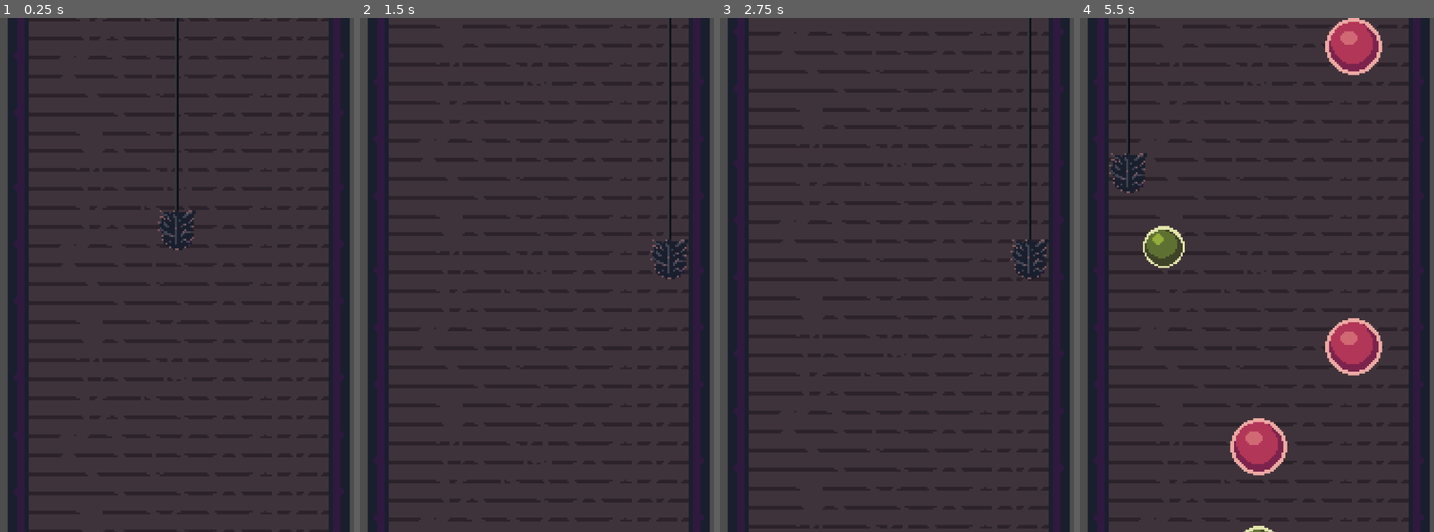
Above: before the commit, frames 1-4 (left to right).
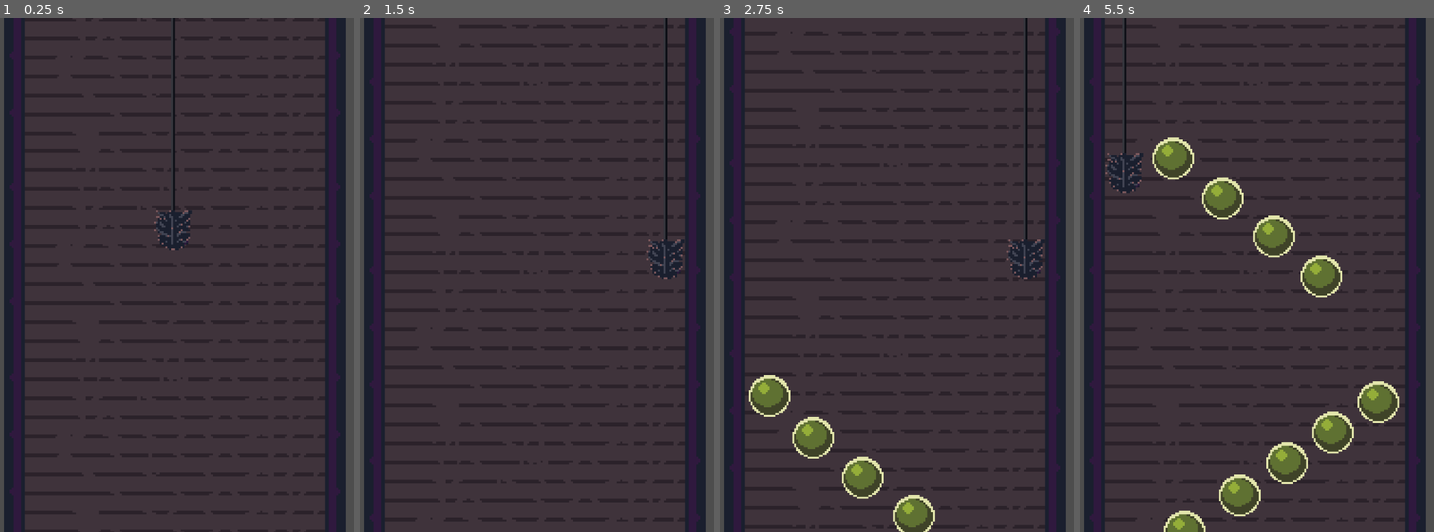
Above: after the commit, the same moments.

Repository: Ytlander/chimney-of-riches
Game: Godot game, scene res://Scenes/main.tscn
Two runs of this game, one before a commit and one after it. Both use one fixed random seed, a clock stepped at 60 frames per second and the inputs below.
Inputs:
- Up to frame 1 (0.25 s): no input
- Up to frame 2 (1.5 s): tap Enter at 0.5 s; hold D (right) 0.53-1.28 s; hold S (down) from 1.28 s (still down)
- Up to frame 3 (2.75 s): tap Space at 2 s; release S (down) at 2.03 s; hold D (right) from 2.03 s (still down)
- Up to frame 4 (5.5 s): release D (right) at 2.78 s; hold W (up) 2.78-3.53 s; hold A (left) 3.53-5.03 s; hold S (down) from 5.03 s (still down)

The runs differ from the first frame. In frame 1, 4.4% of the frame differs, in the area x 1-99%, y 0-100%; in frame 2, 4.5%; in frame 3, 6.9%; in frame 4, 14%.

Commit message:
fixed wave spawning
Can't make random spawning work though, maybe i can set the last stone somehow and start waves again, just need to figure out how to know when the last stone is

Diff:
--- a/Scenes/Waves/wave_1.tscn
+++ b/Scenes/Waves/wave_1.tscn
@@ -3,38 +3,40 @@
 [ext_resource type="PackedScene" uid="uid://lxq5ynvhk2q5" path="res://Scenes/stone_green.tscn" id="1_df1ui"]
 
 [node name="Wave1" type="Node2D"]
+position = Vector2(0, 1)
 
 [node name="StoneGreen" parent="." instance=ExtResource("1_df1ui")]
-position = Vector2(-66, 24)
+position = Vector2(-66, 38)
 
 [node name="StoneGreen2" parent="." instance=ExtResource("1_df1ui")]
-position = Vector2(-43, 46)
+position = Vector2(-43, 60)
 
 [node name="StoneGreen3" parent="." instance=ExtResource("1_df1ui")]
-position = Vector2(-17, 68)
+position = Vector2(-17, 81)
 
 [node name="StoneGreen4" parent="." instance=ExtResource("1_df1ui")]
-position = Vector2(10, 87)
+position = Vector2(10, 101)
 
 [node name="StoneGreen5" parent="." instance=ExtResource("1_df1ui")]
-position = Vector2(35, 108)
+position = Vector2(35, 122)
 
 [node name="StoneGreen6" parent="." instance=ExtResource("1_df1ui")]
-position = Vector2(65, 174)
+position = Vector2(65, 188)
 value = 5
 
 [node name="StoneGreen7" parent="." instance=ExtResource("1_df1ui")]
-position = Vector2(41, 190)
+position = Vector2(41, 204)
 value = 5
 
 [node name="StoneGreen8" parent="." instance=ExtResource("1_df1ui")]
-position = Vector2(17, 206)
+position = Vector2(17, 220)
 value = 5
 
 [node name="StoneGreen9" parent="." instance=ExtResource("1_df1ui")]
-position = Vector2(-8, 223)
+position = Vector2(-8, 237)
 value = 5
 
 [node name="StoneGreen10" parent="." instance=ExtResource("1_df1ui")]
-position = Vector2(-37, 242)
+position = Vector2(-37, 256)
 value = 5
+last_in_wave = true
--- a/Scenes/main.tscn
+++ b/Scenes/main.tscn
@@ -6,14 +6,18 @@
 [ext_resource type="Script" path="res://scripts/spawner_controller.gd" id="5_anlq8"]
 [ext_resource type="Script" path="res://scripts/game_manager.gd" id="5_unnun"]
 [ext_resource type="PackedScene" uid="uid://b4spig4jnwa4l" path="res://Scenes/Waves/wave_1.tscn" id="6_4ep8a"]
+[ext_resource type="Script" path="res://scripts/spawn_boundary.gd" id="7_qqsn7"]
 
 [sub_resource type="WorldBoundaryShape2D" id="WorldBoundaryShape2D_3vvi4"]
 distance = 0.0157233
 
+[sub_resource type="RectangleShape2D" id="RectangleShape2D_7nt7k"]
+size = Vector2(178.011, 20)
+
 [node name="Main" type="Node2D"]
 
 [node name="Camera2D" type="Camera2D" parent="."]
-position = Vector2(-2, -171)
+position = Vector2(0, -171)
 zoom = Vector2(4, 4)
 
 [node name="PlayerBoundaries" type="Node2D" parent="."]
@@ -87,5 +91,15 @@
 
 [node name="Timer" type="Timer" parent="Spawner"]
 
+[node name="SpawnBoundary" type="Area2D" parent="."]
+unique_name_in_owner = true
+script = ExtResource("7_qqsn7")
+
+[node name="CollisionShape2D" type="CollisionShape2D" parent="SpawnBoundary"]
+position = Vector2(0, 278)
+rotation = -3.13862
+shape = SubResource("RectangleShape2D_7nt7k")
+
 [connection signal="timeout" from="GameManager/Timer" to="GameManager" method="_on_timer_timeout"]
 [connection signal="timeout" from="Spawner/Timer" to="Spawner" method="_on_timer_timeout"]
+[connection signal="area_exited" from="SpawnBoundary" to="SpawnBoundary" method="_on_area_exited"]
--- /dev/null
+++ b/scripts/spawn_boundary.gd
@@ -0,0 +1,8 @@
+extends Node
+
+signal wave_ended
+
+func _on_area_exited(area):
+	print(area)
+	if area.last_in_wave:
+		wave_ended.emit()
--- a/scripts/spawner_controller.gd
+++ b/scripts/spawner_controller.gd
@@ -3,7 +3,8 @@
 @onready var spawn_pos_left = $SpawnPosLeft
 @onready var spawn_pos_right = $SpawnPosRight
 @onready var timer = $Timer
-@onready var wave_cooldown = $WaveCooldown
+@onready var spawn_boundary = %SpawnBoundary
+
 
 const STONE_GREEN = preload("res://Scenes/stone_green.tscn")
 const STONE_RED = preload("res://Scenes/stone_red.tscn")
@@ -11,7 +12,7 @@
 var stone_array
 var position_array
 
-var random_spawning: bool = true
+var random_spawning: bool = false
 var wave_just_spawned: bool = false
 var countdown = 5
 
@@ -20,7 +21,8 @@
 func _ready():
 	stone_array = [STONE_GREEN, STONE_RED]
 	position_array = [spawn_pos_left.global_position, self.global_position, spawn_pos_right.global_position]
-	spawn()
+	spawn_wave()
+	spawn_boundary.wave_ended.connect(on_wave_ended)
 
 func _process(delta):
 	pass
@@ -29,32 +31,41 @@
 	var wave_to_spawn = wave_array.pick_random().instantiate()
 	self.add_child(wave_to_spawn)
 	wave_to_spawn.global_position = self.global_position
-	wave_to_spawn.global_position.y += 400 #400 distance is enough for 6 waves of random spawns on 0.3 sec cooldown
-	timer.wait_time = 2
-	timer.start()
+	#var coin_toss = randi_range(0, 1)
+	#
+	#if coin_toss == 1:
+		#random_spawning = true
+	#if coin_toss == 0:
+		#random_spawning = false
 
-func spawn():
-	print("Spawning")
-	var stone_to_spawn = stone_array.pick_random().instantiate()
-	self.add_child(stone_to_spawn)
-	stone_to_spawn.position = position_array.pick_random()
-	var random_time = randf_range(0.3, 0.7)
-	timer.wait_time = 0.3
-	timer.start()
+func spawn(stones_to_spawn):
+
+	for i in stones_to_spawn:
+		var stone_to_spawn = stone_array.pick_random().instantiate()
+		self.add_child(stone_to_spawn)
+		stone_to_spawn.position = position_array.pick_random()
+		await get_tree().create_timer(0.3).timeout
+
+	random_spawning = false
+
+	#var random_time = randf_range(0.3, 0.7)
+	#timer.wait_time = 0.3
+	#timer.start()
+
+func on_wave_ended():
+	if random_spawning:
+		spawn(5)
+	elif random_spawning == false:
+		spawn_wave()
+
 
 func _on_timer_timeout():
 	if StatesAndStuff.going_down:
 		if random_spawning:
-			spawn()
+			spawn(5)
 			countdown -= 1
 			if countdown == 0:
 				random_spawning = false
-				countdown = 2
-				print("Random Spawning is: ", random_spawning, "Countdown is: ", countdown)
+				countdown = 5
 		if random_spawning == false:
 			spawn_wave()
-			countdown -= 1
-			if countdown == 0:
-				random_spawning = true
-				countdown = 5
-				print(random_spawning, countdown)
--- a/scripts/stone.gd
+++ b/scripts/stone.gd
@@ -1,6 +1,7 @@
 extends Area2D
 
 @export var value = 0
+@export var last_in_wave = false
 
 func _physics_process(delta):
 	if StatesAndStuff.going_down:
Not shown: 1 places in Scenes/main.tscn that only renumber resources
